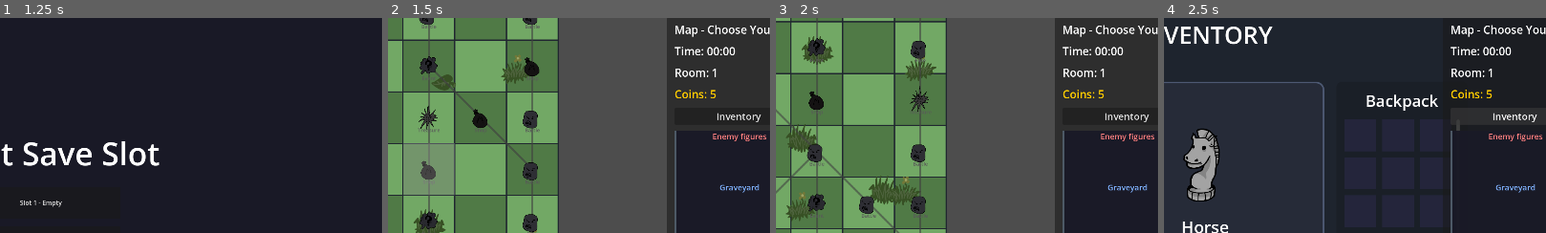
Above: before the commit, frames 1-4 (left to right).
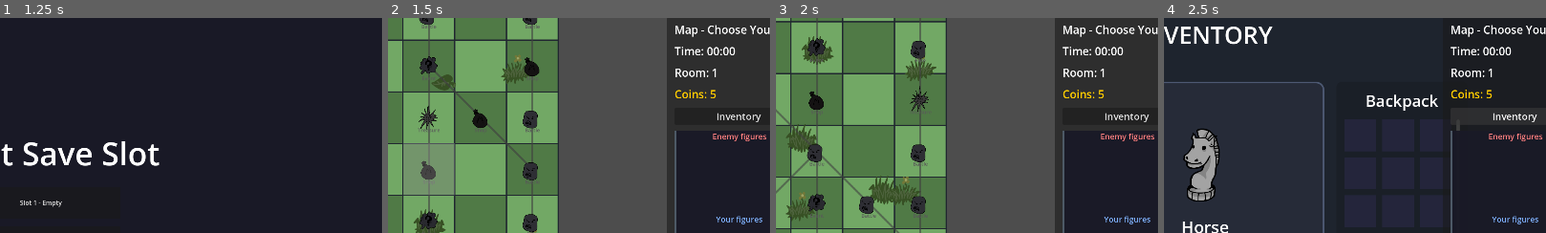
Above: after the commit, the same moments.

Repository: VAXVORTEX/Chessodd
Game: Godot game, scene res://Main.tscn
Two runs of this game, one before a commit and one after it. Both use one fixed random seed, a clock stepped at 60 frames per second and the inputs below.
Inputs:
- Up to frame 1 (1.25 s): click "Play" at 0.5 s
- Up to frame 2 (1.5 s): click "Slot 1 - Empty" at 1.25 s
- Up to frame 3 (2 s): no input
- Up to frame 4 (2.5 s): click "Inventory" at 2 s
The pictures show only the part of the screen within x 45-95%, y 0-50%; the shares and areas given below are measured in that part.

Frame 1 is identical in both runs. In frame 2, 0.3% of the frame differs, in the area x 85-98%, y 77-96%; in frame 3, 0.3%; in frame 4, 0.3%.

Commit message:
fix: remove graveyard translation override, fix UI scroll container heights

Diff:
--- a/Main.gd
+++ b/Main.gd
@@ -572,8 +572,7 @@
 
 	if is_instance_valid(lbl_settings_title):
 		lbl_settings_title.text = TranslationManager.translate("settings")
-	if is_instance_valid(lbl_graveyard_title):
-		lbl_graveyard_title.text = TranslationManager.translate("graveyard")
+	pass
 
 	if is_instance_valid(settings_panel) and settings_panel is SettingsMenu:
 		settings_panel.tabs.set_tab_title(0, TranslationManager.translate("audio"))
--- a/scripts/UIBuilder.gd
+++ b/scripts/UIBuilder.gd
@@ -736,7 +736,7 @@
 	right_vbox.add_child(main.graveyard_panel)
 
 	var gy_vbox = VBoxContainer.new()
-	gy_vbox.add_theme_constant_override("separation", 10)
+	gy_vbox.add_theme_constant_override("separation", 20)
 	main.graveyard_panel.add_child(gy_vbox)
 
 	var enemy_gy_title = Label.new()
@@ -747,7 +747,7 @@
 	gy_vbox.add_child(enemy_gy_title)
 
 	var egy_scroll = ScrollContainer.new()
-	egy_scroll.custom_minimum_size = Vector2(0, 80)
+	egy_scroll.custom_minimum_size = Vector2(0, 140)
 	egy_scroll.horizontal_scroll_mode = ScrollContainer.SCROLL_MODE_AUTO
 	egy_scroll.vertical_scroll_mode = ScrollContainer.SCROLL_MODE_DISABLED
 	gy_vbox.add_child(egy_scroll)
@@ -764,7 +764,7 @@
 	gy_vbox.add_child(main.lbl_graveyard_title)
 
 	var gy_scroll = ScrollContainer.new()
-	gy_scroll.custom_minimum_size = Vector2(0, 80)
+	gy_scroll.custom_minimum_size = Vector2(0, 140)
 	gy_scroll.horizontal_scroll_mode = ScrollContainer.SCROLL_MODE_AUTO
 	gy_scroll.vertical_scroll_mode = ScrollContainer.SCROLL_MODE_DISABLED
 	gy_vbox.add_child(gy_scroll)
